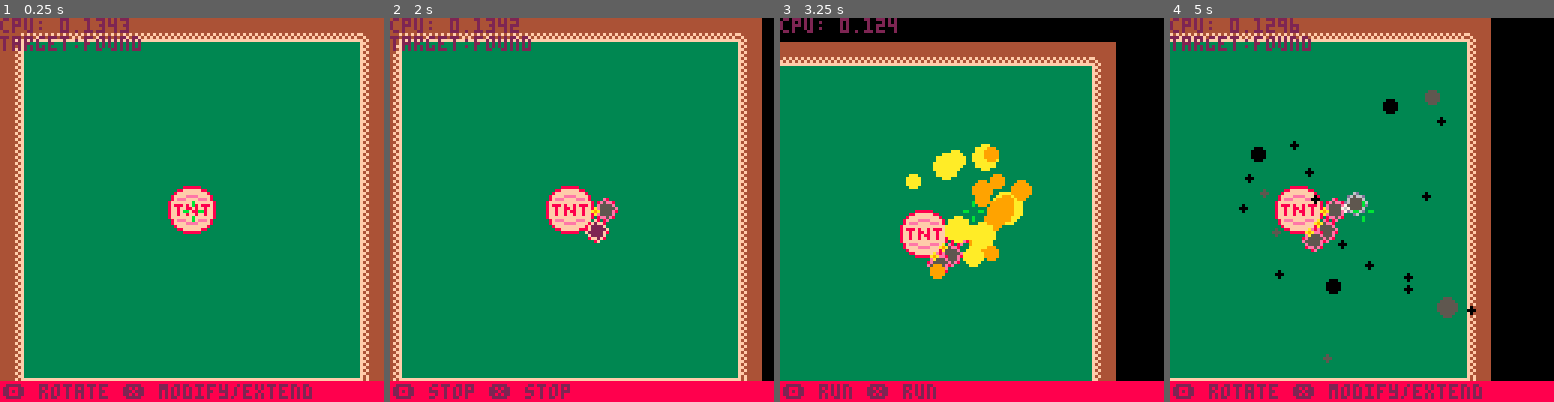
Above: before the commit, frames 1-4 (left to right).
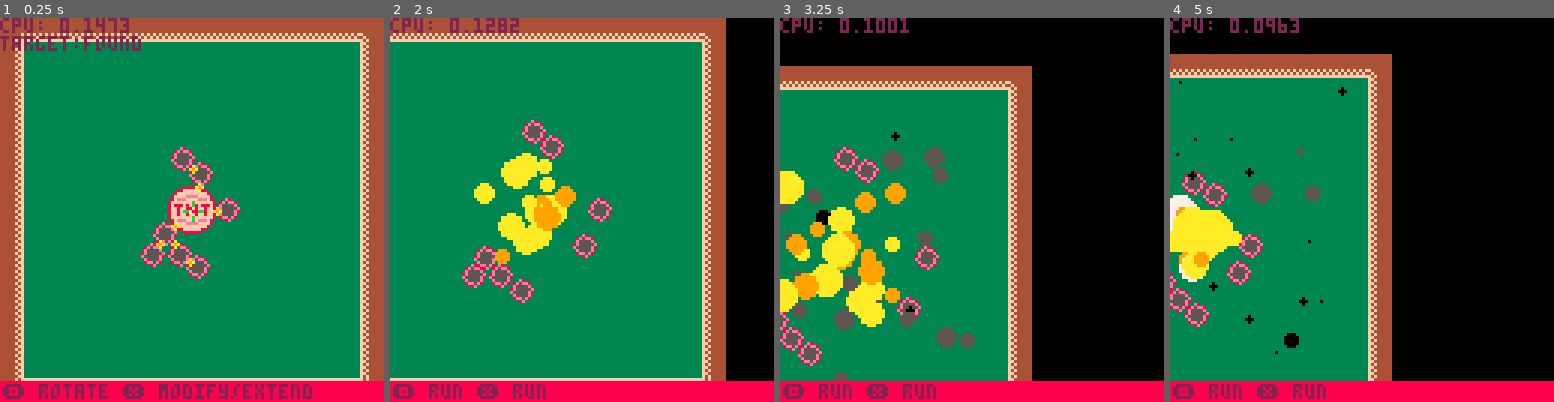
Above: after the commit, the same moments.

Repository: chromex/gamejaming
Game: PICO-8 cartridge wsu25/untitled.p8
The game is run twice, just before and just after one commit, with the same random seed, the same clock (stepped at 60 frames per second) and the same inputs.
Inputs:
- Up to frame 1 (0.25 s): no input
- Up to frame 2 (2 s): tap X (X key) at 0.33, 1.07, 1.85 s; tap O (Z key) at 0.7, 1.7 s; hold Right from 1.6 s (still down)
- Up to frame 3 (3.25 s): release Right at 2.1 s; tap O (Z key) at 2.1, 2.5, 2.9 s; hold Up 2.15-2.42 s; hold Right 2.47-3.03 s; tap X (X key) at 2.97 s; hold Left from 3.08 s (still down)
- Up to frame 4 (5 s): tap O (Z key) every 0.4 s from 3.3 to 4.9 s; release Left at 3.58 s; hold Down 3.63-3.97 s; hold Right 4.02-4.68 s; tap X (X key) at 4.08 s; hold Up from 4.73 s (still down)

The runs differ from the first frame. In frame 1, 2.0% of the frame differs, in the area x 25-63%, y 0-68%; in frame 2, 25%; in frame 3, 46%; in frame 4, 47%, in the area x 0-84%, y 0-100%.

Commit message:
starting sim

Diff:
--- a/wsu25/untitled.p8
+++ b/wsu25/untitled.p8
@@ -48,6 +48,16 @@
 function begin_game(id)
 	gstate=2
 	set_level(id)
+
+	if true then
+		local att=add_attach(bmb,0.63)
+		add_attach(att,0.65)
+		att=add_attach(att,0.85)
+		add_attach(att,0.9)
+		att=add_attach(bmb,0.2)
+		add_attach(att,0.4)
+		add_attach(bmb,0)
+	end
 end
 
 function bmb_to_list()
@@ -84,6 +94,17 @@
 	return nil
 end
 
+function add_attach(parent,rot)
+	local att={
+		id=2,
+		rad=4,
+		rot=rot,
+		cld={}
+	}
+	add(parent.cld,att)
+	return att
+end
+
 target=nil
 selected=nil
 function pln_update()
@@ -96,17 +117,13 @@
 		if target!=nil then
 			-- add!
 			if btnp(❎) then
-				local att={
-					id=2,
-					rad=4,
-					rot=0,
-					cld={}
-				}
-				add(target.cld,att)
+				local att=add_attach(target,0)
 				selected=att
 			elseif btnp(🅾️) and target!=bmb then
 				selected=target
 			end
+		elseif btnp(❎) or btnp(🅾️) then
+			start_sim()
 		end
 	else
 		if (btn(⬅️) or btn(⬆️)) selected.rot+=0.025
@@ -115,26 +132,63 @@
 	end
 end
 
+actors={}
+
+function start_sim()
+	phase=2
+	actors={}
+	splode(bmb.x,bmb.y,20)
+
+	for a in all(bmb.cld) do
+		local len=dist(bmb.x,bmb.y,a.x,a.y)
+		add(actors,{
+			ref=a,
+			x=a.x,
+			y=a.y,
+			vel=2.5,
+			vx=(a.x-bmb.x)/len,
+			vy=(a.y-bmb.y)/len
+		})
+	end
+end
+
+function sim_update()
+	if btnp(❎) or btnp(🅾️) then
+		phase=1
+	else
+		-- move actors and do friction
+		for a in all(actors) do
+			a.x+=a.vx*a.vel
+			a.y+=a.vy*a.vel
+		end
+
+		-- compute individuals
+		-- detect hits w/ walls
+		-- reflect
+		-- break up groups
+	end
+end
+
 function game_update()
 	if selected==nil then
-		if (btn(⬅️)) pl.x -= 1
-		if (btn(➡️)) pl.x += 1
-		if (btn(⬆️)) pl.y -= 1
-		if (btn(⬇️)) pl.y += 1
+		if (btn(⬅️)) pl.x -= 2
+		if (btn(➡️)) pl.x += 2
+		if (btn(⬆️)) pl.y -= 2
+		if (btn(⬇️)) pl.y += 2
 		pl.x=clamp(pl.x,mdata.minx,mdata.maxx)
 		pl.y=clamp(pl.y,mdata.miny,mdata.maxy)
 	end
 
-	if target==nil and selected==nil and btnp(❎) then
-		splode(pl.x,pl.y,20)
-	end
-
-	if (phase==1) pln_update()
+	if (phase==1) then
+		pln_update()
+	else
+		sim_update()
+	end
 
 	tick_splode()
 end
 
-function draw_bomb()
+function draw_pln_bomb()
 	local lst=bmb_to_list()
 	for ent in all(lst) do
 		doblink = (ent==selected) or ((ent==target) and (selected==nil))
@@ -160,16 +214,44 @@
 	end
 end
 
+function draw_actor_child(att,px,py,pr)
+	local sp=types[att.id].sp
+
+	local offset=pr+att.rad
+	local x=px+offset*cos(att.rot)
+	local y=py+offset*sin(att.rot)
+
+	spr(sp,x-att.rad,y-att.rad)
+	for a in all(att.cld) do
+		draw_actor_child(a,x,y,att.rad)
+	end
+end
+
+function draw_sim()
+	for a in all(actors) do
+		local ref=a.ref
+		local sp=types[ref.id].sp
+		spr(sp,a.x-ref.rad,a.y-ref.rad)
+		for c in all(ref.cld) do
+			draw_actor_child(c,a.x,a.y,ref.rad)
+		end
+	end
+end
+
 function game_draw()
 	cls(0)
 	camera(pl.x-64,pl.y-64)
 	map(mdata[1],mdata[2],0,0,mdata[3],mdata[4])
 
-	draw_bomb()
+	if phase==1 then
+		draw_pln_bomb()
+	else
+		draw_sim()
+	end
 
 	draw_splode()
 
-	if (selected==nil) spr(0,pl.x-3,pl.y-3)
+	if (phase==1 and selected==nil) spr(0,pl.x-3,pl.y-3)
 
 	camera()
 	rectfill(0,121,128,128,8)
@@ -208,18 +290,15 @@
 end
 
 function tick_splode()
-	rem={}
+	keep={}
 	for part in all(particles) do
 		part.mod=(part.frames/30+0.3)
 		part.x+=part.vx*part.mod
 		part.y+=part.vy*part.mod
 		part.frames-=1
-		if (part.frames<0) add(rem,part)
-	end
-
-	for r in all(rem) do
-		del(particles,r)
-	end
+		if (part.frames>=0) add(keep,part)
+	end
+	particles=keep
 end
 
 function draw_splode()
